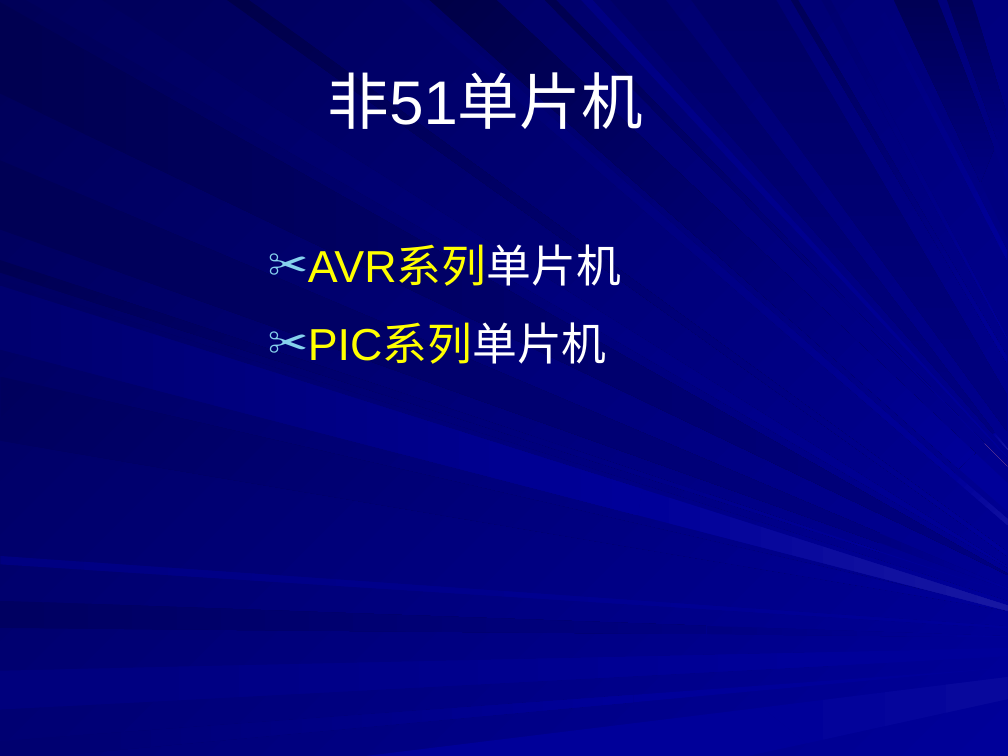
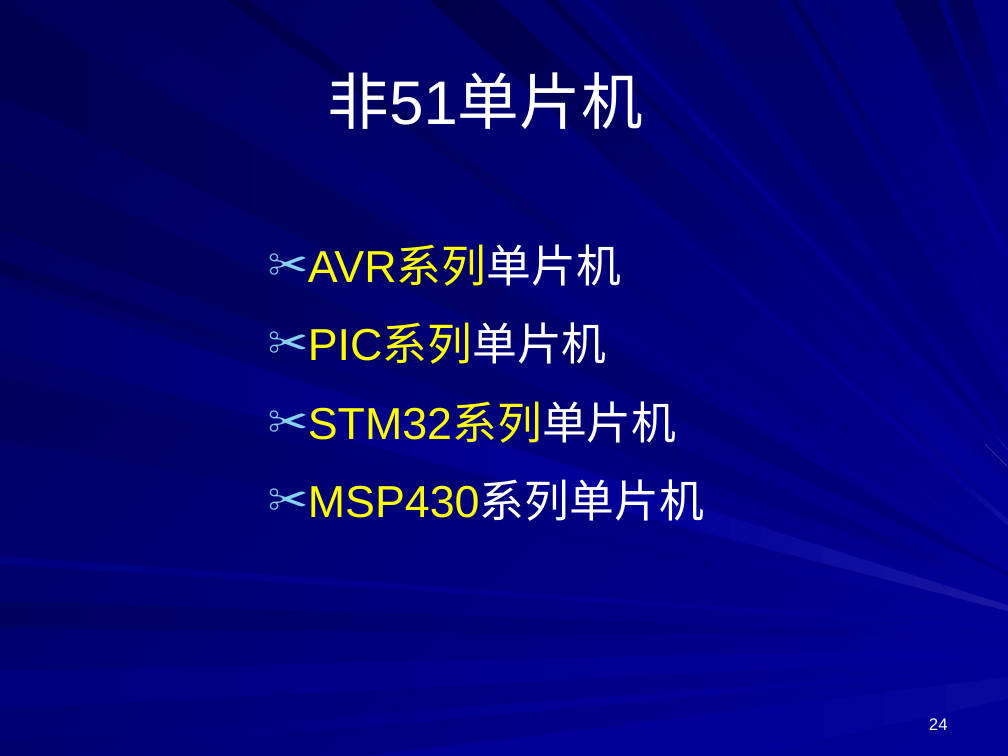
Before and after one commit to rshouc/Microcomputer, a slide deck: slide 24 of PPT/Microcontroller/第1章 单片机_绪论.ppt. Drawn at 1008x756 pixels with LibreOffice and Linux fonts; fonts in the diff are those of the drawing. Boxes give left, top, right and bottom in pixels: in the first picture for what was removed or moved away, otherwise in the second. Text is boxed around its words. In the diff, an @@ line names an element or a change of style, - is before the commit and + after.

```diff
--- a/PPT/Microcontroller/第1章 单片机_绪论.ppt
+++ b/PPT/Microcontroller/第1章 单片机_绪论.ppt
@@ text at <box>308,404,704,521</box>: paragraphs added @@
+✂ STM32系列单片机
+✂ MSP430系列单片机
@@ page number added at <box>929,718,948,730</box>, 12 pt, text #FFFFFF @@
+24
```
Also in this commit, not shown: 53 other slides changed, 4 slides added, 1 slide removed, 9 other files.
